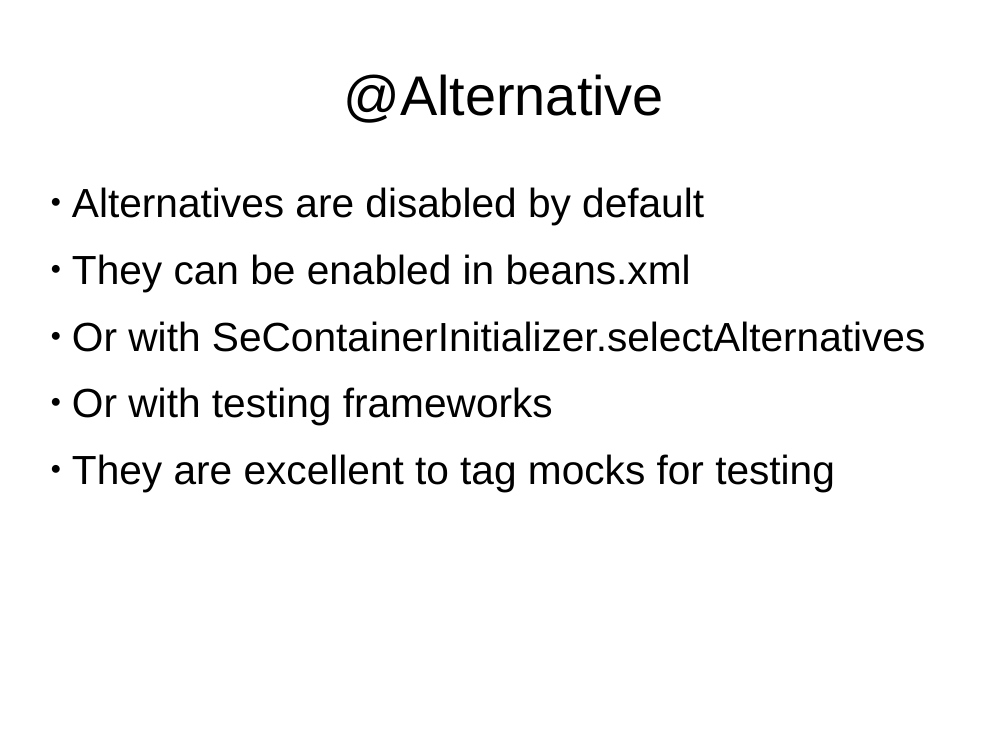
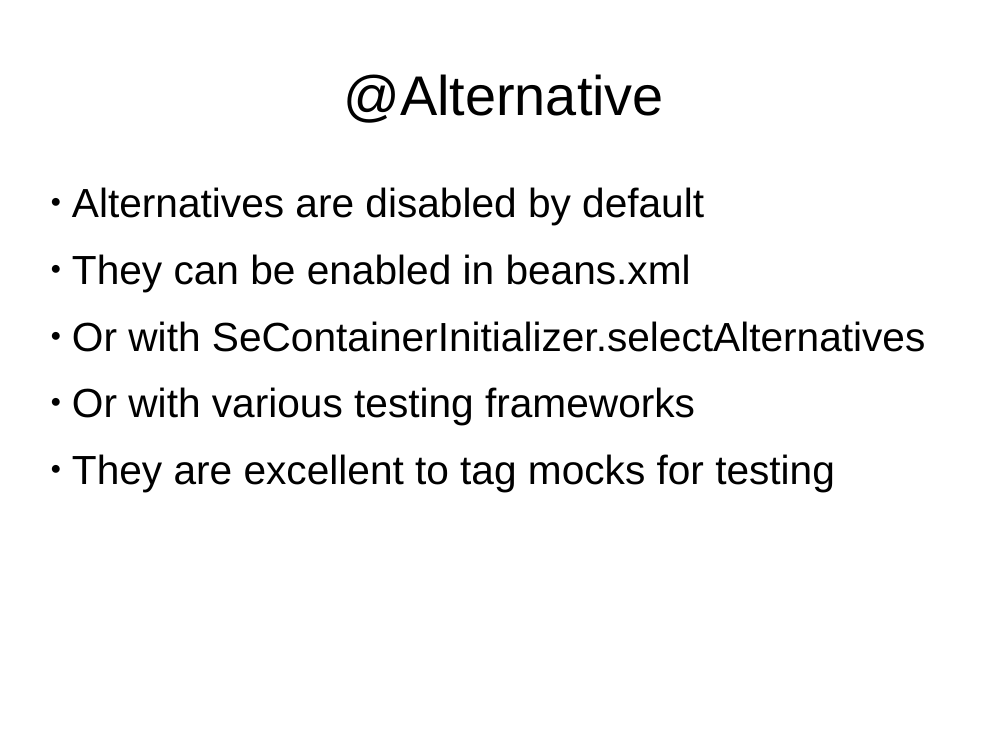
Before and after one commit to FrigoCoder/CDI, a slide deck: slide 45 of CDI.odp. Drawn at 1008x756 pixels with LibreOffice and Linux fonts; fonts in the diff are those of the drawing. Boxes give left, top, right and bottom in pixels: in the first picture for what was removed or moved away, otherwise in the second. Text is boxed around its words. In the diff, an @@ line names an element or a change of style, - is before the commit and + after.

```diff
--- a/CDI.odp
+++ b/CDI.odp
@@ text at box(72, 387, 695, 425): text changed @@
-● Or with testing frameworks
+● Or with various testing frameworks
```
Also in this commit, not shown: 3 other slides changed, 2 slides added, 1 other file.
